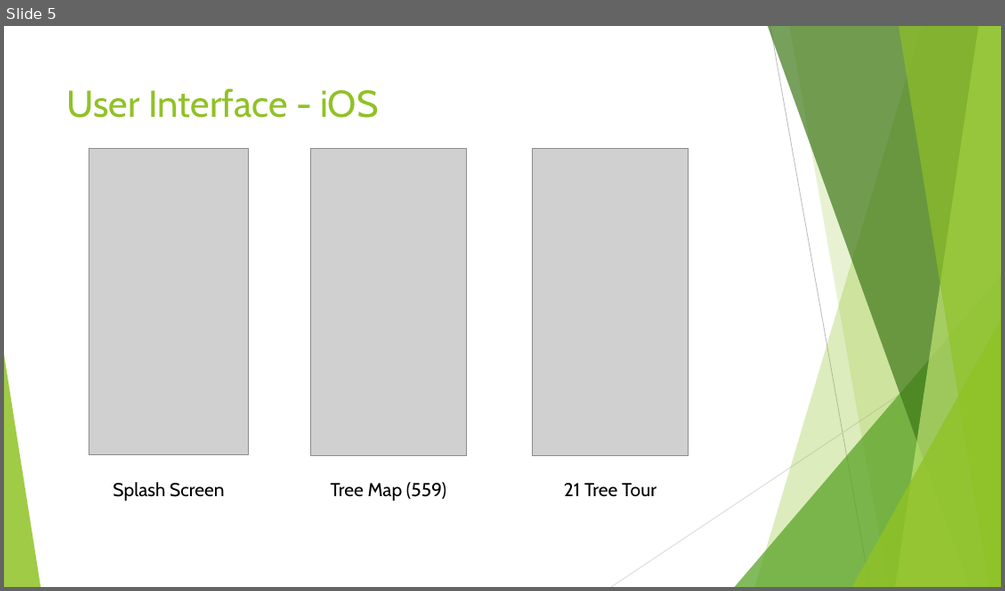
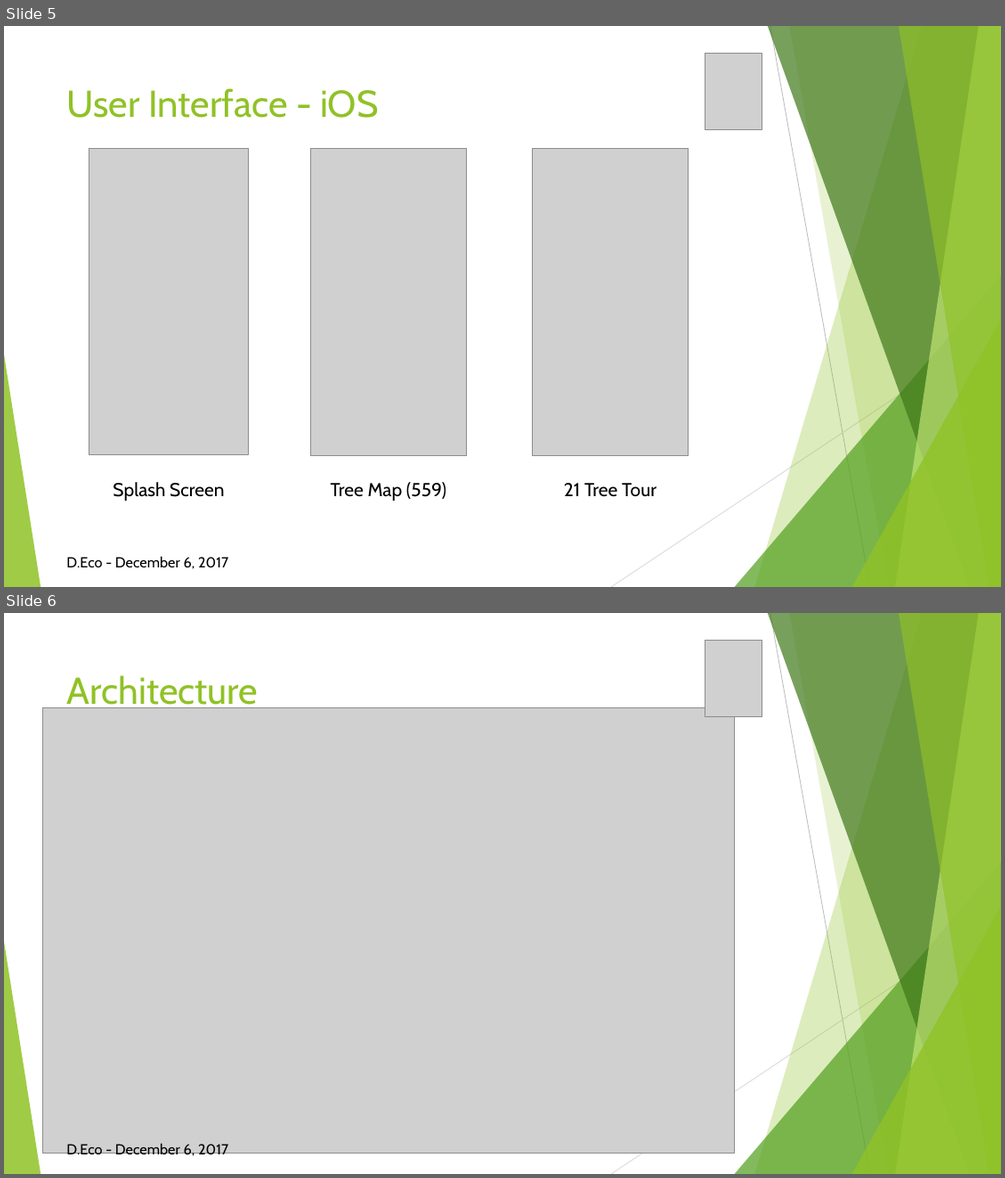
Before and after one commit to DEco-DUCS/D.Eco_Design, a slide deck: Sprint3/Sprint 3 Client Presenation.pptx. Shown one above the other, each under a label of ours: slide 5 before the commit, slides 5 and 6 after it. The pictures are 1005x591 and 1005x1178 pixels, drawn with LibreOffice and Linux fonts; fonts in the diff are those of the drawing; grey boxes stand for pictures. Boxes give left, top, right and bottom in pixels: in the first picture for what was removed or moved away, otherwise in the second. Text is boxed around its words. In the diff, an @@ line names an element or a change of style, - is before the commit and + after.

```diff
--- a/Sprint3/Sprint 3 Client Presenation.pptx
+++ b/Sprint3/Sprint 3 Client Presenation.pptx
@@ slide 6 added at (4,613,1001,1174), background #FFFFFF; not listed: 10 template elements that a slide beside it also shows @@
@@ picture added at (705,641,763,717) @@
@@ title added at (67,675,259,713), 36 pt, text #90C226 @@
+Architecture
@@ picture added at (43,708,735,1153) @@
@@ text added at (66,1143,228,1159), 14 pt, text #000000 @@
+D.Eco - December 6, 2017
@@ slide 5 changed as well @@
@@ picture added at (705,54,763,130) @@
@@ text added at (66,556,228,569), 14 pt, text #000000 @@
+D.Eco - December 6, 2017
```
Also in this commit, not shown: 6 other slides changed, 1 slide removed.
